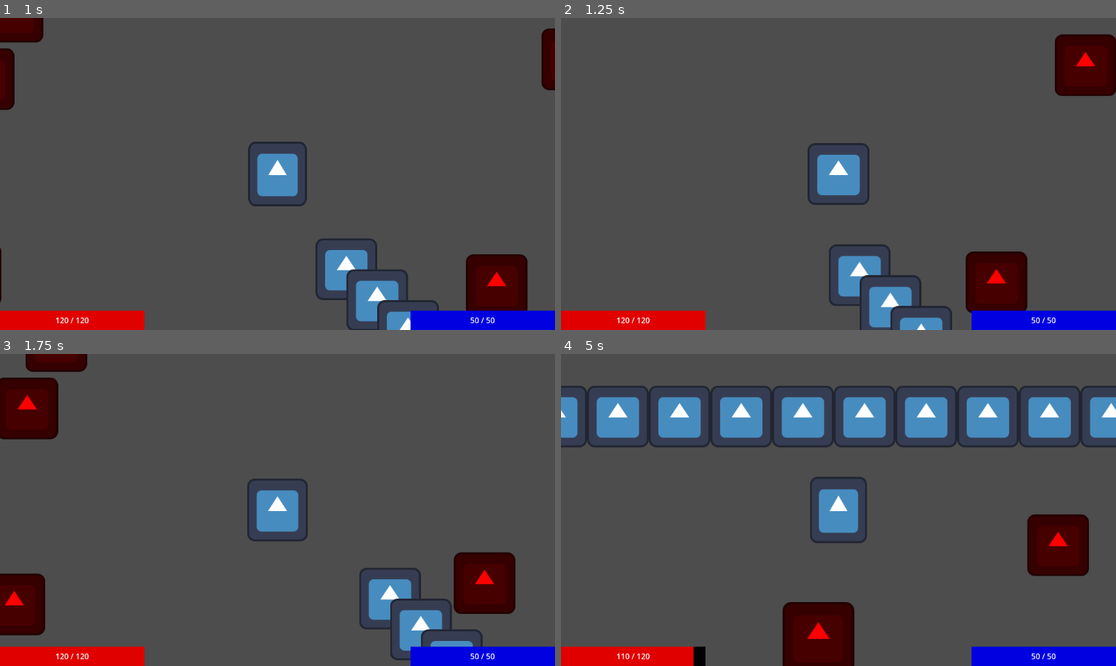
Above: before the commit, frames 1-4 (two rows, left to right).
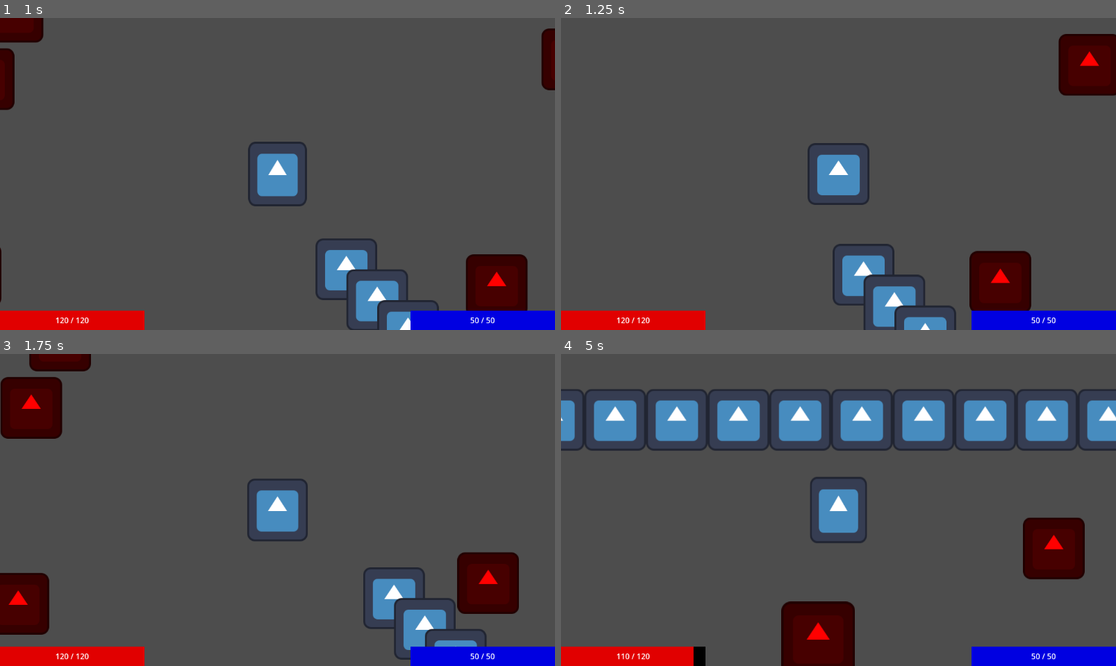
Above: after the commit, the same moments.

Repository: PietPadda/Godot_2D_ARPG
Game: Godot game, scene res://scenes/levels/main.tscn
Same seed, same stepped clock (60 frames per second), same inputs: the game is played once before the commit and once after it. The engine's default icon, where the game draws it, is replaced by a stand-in: a white triangle on a blue panel in a dark square.
Inputs (mouse positions are in pixels of both pictures, inside the frame that each line leads up to):
- Up to frame 1 (1 s): tap Enter at 0.5 s; move the mouse to (399, 158) at 0.52 s; tap Space (attack) at 0.6 s; click (399, 158) at 0.67 s
- Up to frame 2 (1.25 s): no input
- Up to frame 3 (1.75 s): move the mouse to (166, 525) at 1.27 s; click (166, 525) at 1.35 s
- Up to frame 4 (5 s): move the mouse to (894, 441) at 2.02 s; tap I (toggle_character_sheet) at 2.1, 4.35 s; click (894, 441) at 2.17 s; move the mouse to (938, 369) at 2.77 s; tap Space (attack) at 2.85 s; click (938, 369) at 2.92 s; move the mouse to (938, 400) at 3.52 s; press the mouse at (938, 400) at 3.53 s; move the mouse to (977, 369) at 4.27 s; release the mouse at (977, 369) at 4.28 s; click (977, 369) at 4.42 s

Frame 1 is identical in both runs. In frame 2, 1.9% of the frame differs, in the area x 48-100%, y 5-100%; in frame 3, 2.1%; in frame 4, 7.7%, in the area x 0-100%, y 10-100%.

Commit message:
refactor(movement): move movement logic from component to FSM state

Diff:
--- a/scripts/components/player_movement_component.gd
+++ b/scripts/components/player_movement_component.gd
@@ -6,43 +6,8 @@
 # Export vars
 @export var stopping_distance: float = 5.0
 
-# Scene nodes
-@onready var character_body: CharacterBody2D = get_parent()
-@onready var stats_component: StatsComponent = get_parent().get_node("StatsComponent")
-
 # The target position for the character to move towards.
 var target_position: Vector2
-
-func _ready() -> void:
-	# Add an error check to ensure the StatsComponent exists.
-	if not stats_component:
-		push_error("MovementComponent requires a sibling StatsComponent.")
-		queue_free() # The component disables itself if not setup correctly.
-		return
-
-	# Ensure the parent is a CharacterBody2D. If not, this component can't work.
-	if not character_body is CharacterBody2D:
-		push_error("MovementComponent must be a child of a CharacterBody2D.")
-		queue_free() # The component disables itself if not setup correctly.
-		return
-
-	# Start by targeting the current position to prevent initial movement.
-	target_position = character_body.global_position
-
-func _physics_process(_delta: float) -> void:
-	# Calculate the distance to the target.
-	var distance_to_target = character_body.global_position.distance_to(target_position)
-
-	# Stop moving if we are close enough to the target.
-	if distance_to_target < stopping_distance:
-		character_body.velocity = Vector2.ZERO
-		return
-
-	# Calculate the direction and set velocity.
-	var direction = character_body.global_position.direction_to(target_position)
-	character_body.velocity = direction * stats_component.stats_data.move_speed
-
-	character_body.move_and_slide()
 
 # Public function that allows other nodes to set a new movement target.
 func set_movement_target(new_target: Vector2) -> void:
--- a/scripts/player/states/player_idle_state.gd
+++ b/scripts/player/states/player_idle_state.gd
@@ -9,6 +9,8 @@
 @onready var targeting_component: PlayerTargetingComponent = player.get_node("PlayerTargetingComponent")
 
 func enter() -> void:
+	# Explicitly stop all movement when entering the Idle state.
+	player.velocity = Vector2.ZERO
 	# Play Idle Anim on Entering
 	animation_component.play_animation("Idle")
 
--- a/scripts/player/states/player_move_state.gd
+++ b/scripts/player/states/player_move_state.gd
@@ -7,6 +7,7 @@
 @onready var movement_component: PlayerMovementComponent = player.get_node("PlayerMovementComponent")
 @onready var animation_component: AnimationComponent = player.get_node("AnimationComponent")
 @onready var targeting_component: PlayerTargetingComponent = player.get_node("PlayerTargetingComponent")
+@onready var stats_component: StatsComponent = player.get_node("StatsComponent")
 
 func enter() -> void:
 	# For debugging, let's see when we enter this state.
@@ -42,6 +43,15 @@
 func process_physics(_delta: float) -> void:
 	# In the physics update, we check if we've reached our destination.
 	var distance_to_target = player.global_position.distance_to(movement_component.target_position)
+
+	# Check if we've arrived.
 	if distance_to_target < movement_component.stopping_distance:
 		# If we have, we transition back to the "Idle" state.
 		state_machine.change_state(States.PLAYER_STATE_NAMES[States.PLAYER.IDLE])
+
+	# If not, perform the movement.
+	var direction = player.global_position.direction_to(movement_component.target_position)
+	var move_speed = stats_component.get_total_stat("move_speed")
+
+	player.velocity = direction * move_speed
+	player.move_and_slide()
